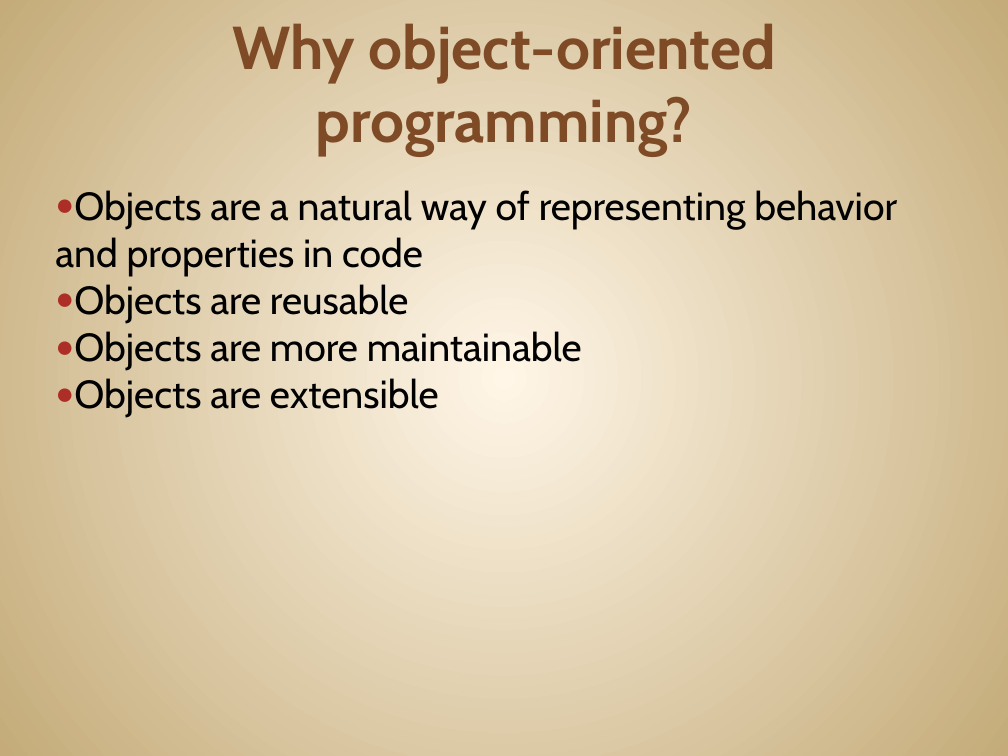
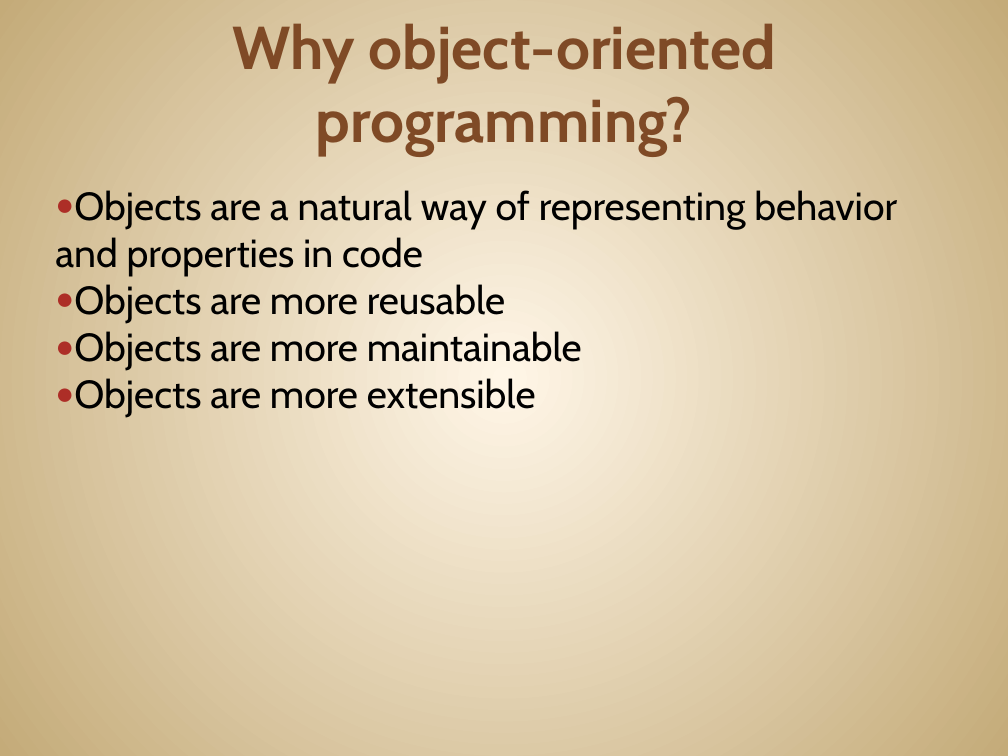
Before and after one commit to JonKruger/oop-solid-sample, a slide deck: slide 8 of slides/OOP-SOLID-CodeMash.pptx. Drawn at 1008x756 pixels with LibreOffice and Linux fonts; fonts in the diff are those of the drawing. Boxes give left, top, right and bottom in pixels: in the first picture for what was removed or moved away, otherwise in the second. Text is boxed around its words. In the diff, an @@ line names an element or a change of style, - is before the commit and + after.

```diff
--- a/slides/OOP-SOLID-CodeMash.pptx
+++ b/slides/OOP-SOLID-CodeMash.pptx
@@ text at (74, 284, 505, 324): text changed @@
-● Objects are reusable
+● Objects are more reusable
@@ text at (74, 378, 536, 418): text changed @@
-● Objects are extensible
+● Objects are more extensible
```
Also in this commit, not shown: 1 other slide changed, 8 slides added.
